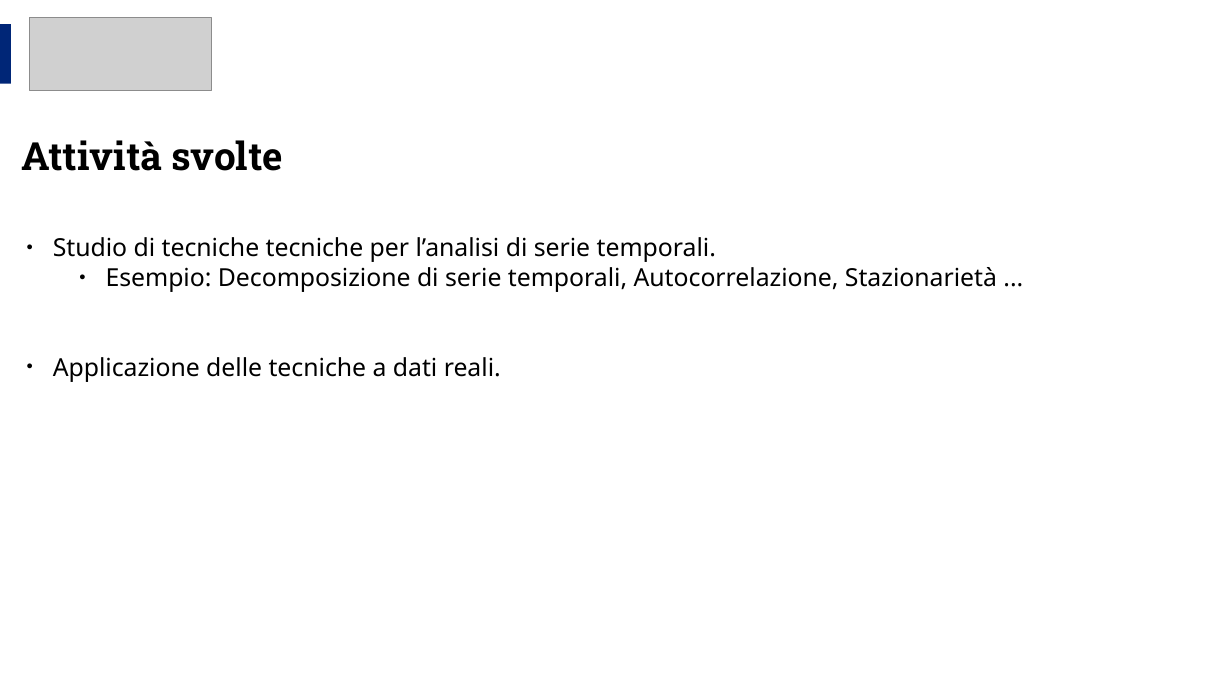
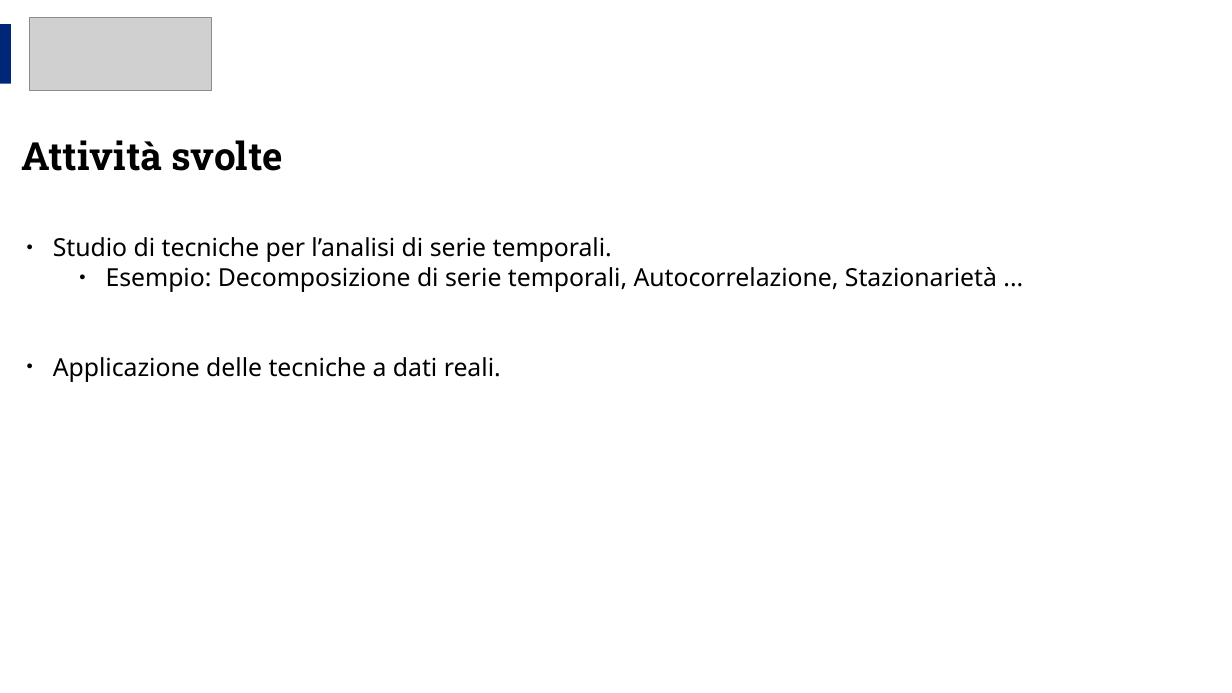
Before and after one commit to RayIci/Tesi-Laurea-Triennale-Infromatica, a slide deck: slide 3 of Discussione - Presentazione/Discussione - presentazione.odp. Drawn at 1232x693 pixels with LibreOffice and Linux fonts; fonts in the diff are those of the drawing; grey boxes stand for pictures. Boxes give left, top, right and bottom in pixels: in the first picture for what was removed or moved away, otherwise in the second. Text is boxed around its words. In the diff, an @@ line names an element or a change of style, - is before the commit and + after.

```diff
--- a/Discussione - Presentazione/Discussione - presentazione.odp
+++ b/Discussione - Presentazione/Discussione - presentazione.odp
@@ text at box(53, 237, 612, 262): text changed @@
-● Studio di tecniche tecniche per l’analisi di serie temporali.
+● Studio di tecniche per l’analisi di serie temporali.
```
Also in this commit, not shown: 2 other files.
